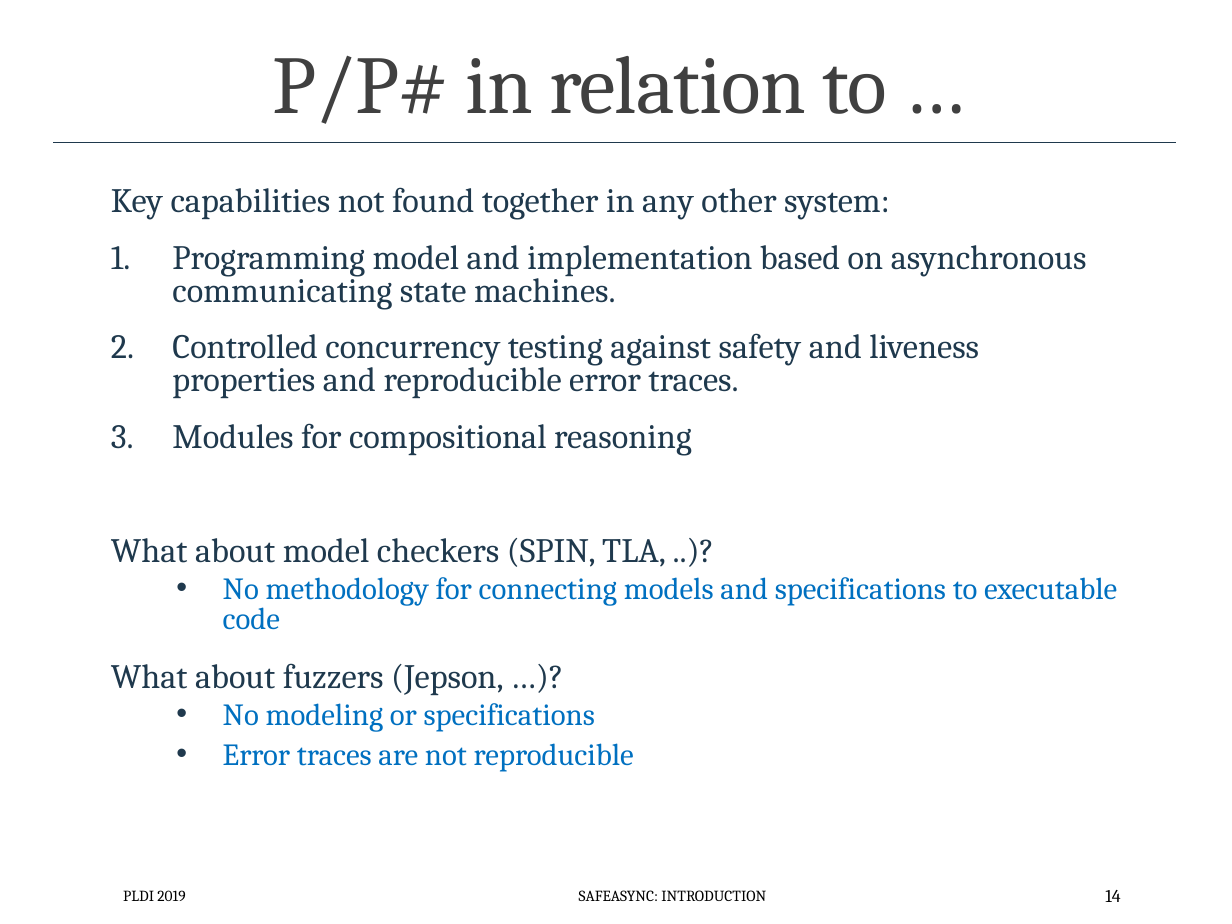
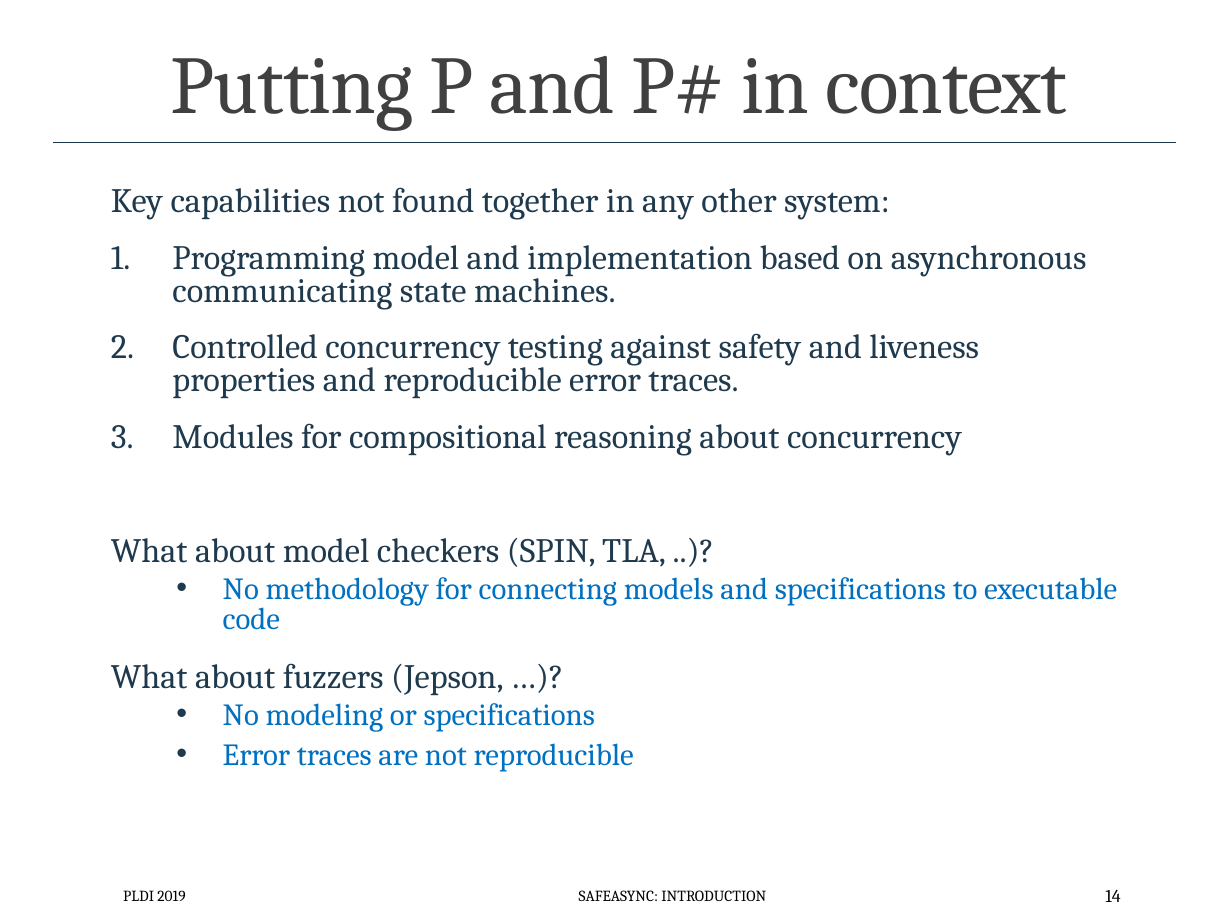
Before and after one commit to p-org/plditutorial, a slide deck: slide 14 of Presentations/1 - Introduction.pptx. Drawn at 1232x924 pixels with LibreOffice and Linux fonts; fonts in the diff are those of the drawing. Boxes give left, top, right and bottom in pixels: in the first picture for what was removed or moved away, otherwise in the second. Text is boxed around its words. In the diff, an @@ line names an element or a change of style, - is before the commit and + after.

```diff
--- a/Presentations/1 - Introduction.pptx
+++ b/Presentations/1 - Introduction.pptx
@@ title at [170,56,1067,131]: text changed @@
-P/P# in relation to …
+Putting P and P# in context
@@ text at [172,423,962,456]: text changed @@
-3. Modules for compositional reasoning
+3. Modules for compositional reasoning about concurrency
```
Also in this commit, not shown: 8 other slides changed.
